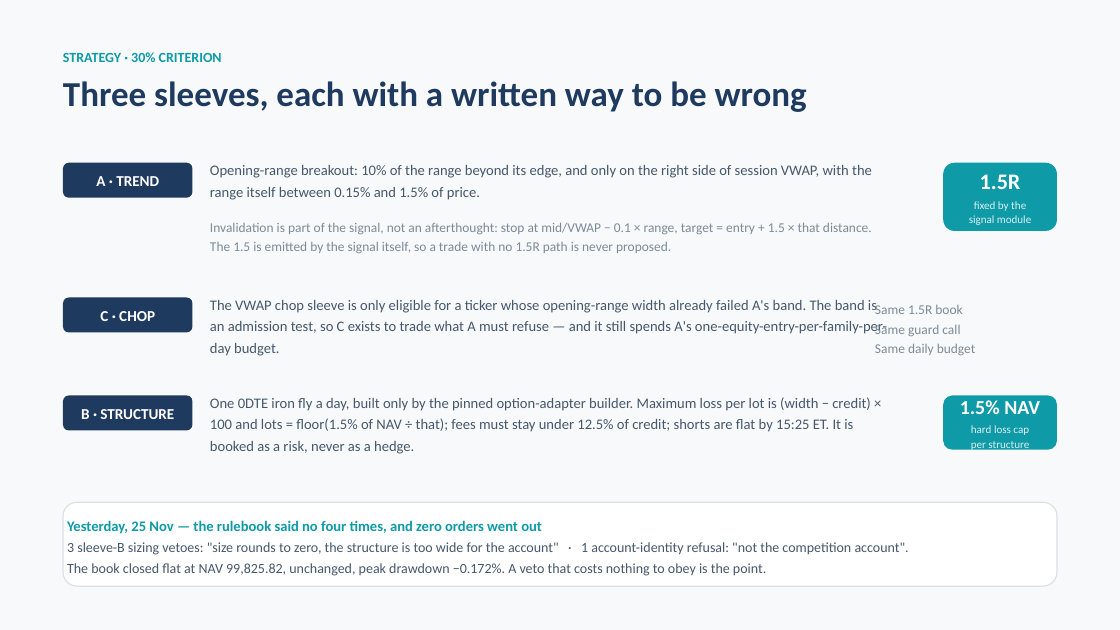
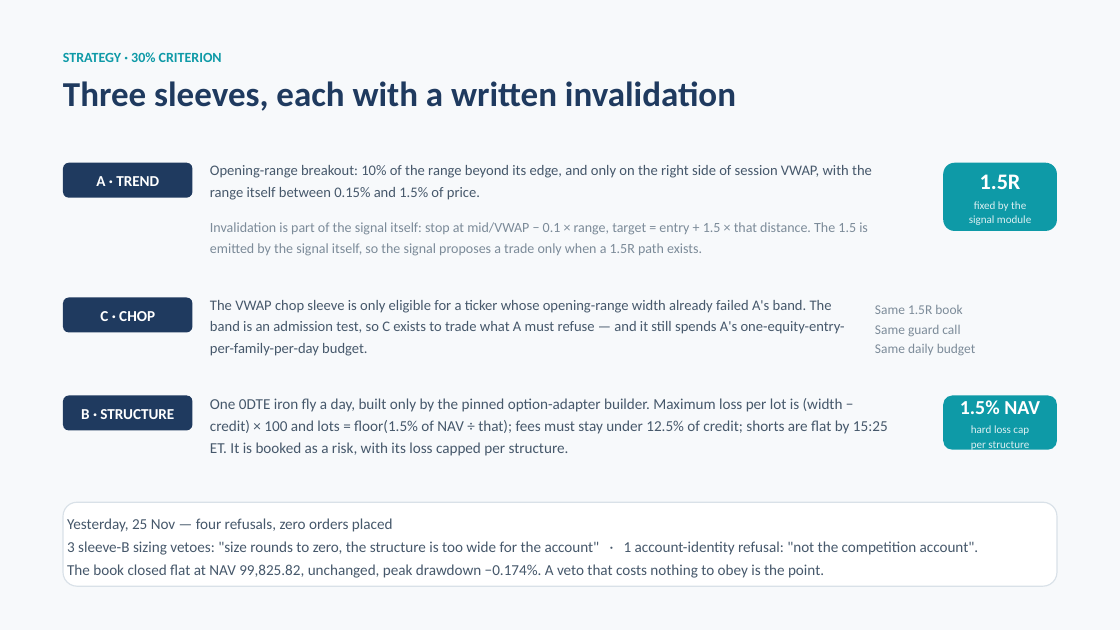
Before and after one commit to lzblue/qoder-trend-desk, a slide deck: slide 4 of qoder-trend-desk-submission.pptx. Drawn at 1120x630 pixels with LibreOffice and Linux fonts; fonts in the diff are those of the drawing. Boxes give left, top, right and bottom in pixels: in the first picture for what was removed or moved away, otherwise in the second. Text is boxed around its words. In the diff, an @@ line names an element or a change of style, - is before the commit and + after.

```diff
--- a/qoder-trend-desk-submission.pptx
+++ b/qoder-trend-desk-submission.pptx
@@ text at bbox=[63, 81, 736, 111]: text changed @@
-Three sleeves, each with a written way to be wrong
+Three sleeves, each with a written invalidation
@@ text at bbox=[210, 222, 868, 256]: text changed; size 11.5 to 12 pt @@
-Invalidation is part of the signal, not an afterthought: stop at mid/VWAP − 0.1 × range, target = entry + 1.5 × that distance. The 1.5 is emitted by the signal itself, so a trade with no 1.5R path is never proposed.
+Invalidation is part of the signal itself: stop at mid/VWAP − 0.1 × range, target = entry + 1.5 × that distance. The 1.5 is emitted by the signal itself, so the signal proposes a trade only when a 1.5R path exists.
@@ text "The VWAP chop sleeve is ..." rewrapped from bbox=[210, 300, 887, 356] to bbox=[210, 300, 845, 356] @@
@@ text at bbox=[210, 398, 888, 456]: text changed; size 12.5 to 13 pt @@
-One 0DTE iron fly a day, built only by the pinned option-adapter builder. Maximum loss per lot is (width − credit) × 100 and lots = floor(1.5% of NAV ÷ that); fees must stay under 12.5% of credit; shorts are flat by 15:25 ET. It is booked as a risk, never as a hedge.
+One 0DTE iron fly a day, built only by the pinned option-adapter builder. Maximum loss per lot is (width − credit) × 100 and lots = floor(1.5% of NAV ÷ that); fees must stay under 12.5% of credit; shorts are flat by 15:25 ET. It is booked as a risk, with its loss capped per structure.
@@ text in rounded rectangle at bbox=[67, 518, 979, 578]: text changed; size 12 to 13 pt @@
-Yesterday, 25 Nov — the rulebook said no four times, and zero orders went out
-3 sleeve-B sizing vetoes: "size rounds to zero, the structure is too wide for the account" · 1 account-identity refusal: "not the competition account".
-The book closed flat at NAV 99,825.82, unchanged, peak drawdown −0.172%. A veto that costs nothing to obey is the point.
+Yesterday, 25 Nov — four refusals, zero orders placed
+3 sleeve-B sizing vetoes: "size rounds to zero, the structure is too wide for the account" · 1 account-identity refusal: "not the competition account".
+The book closed flat at NAV 99,825.82, unchanged, peak drawdown −0.174%. A veto that costs nothing to obey is the point.
```
Also in this commit, not shown: 7 other slides changed, 4 other files.
